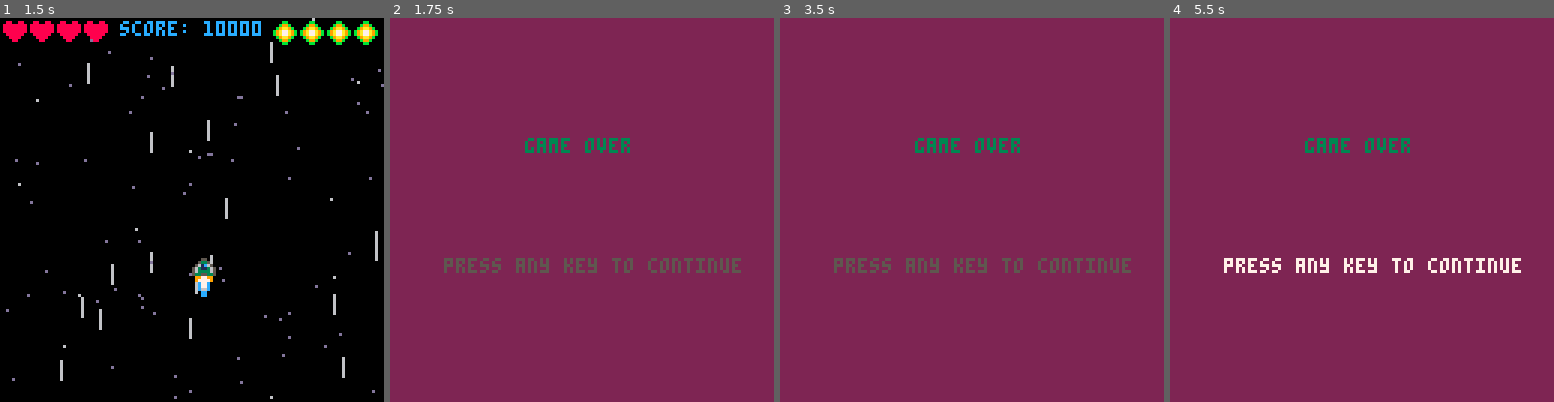
Above: before the commit, frames 1-4 (left to right).
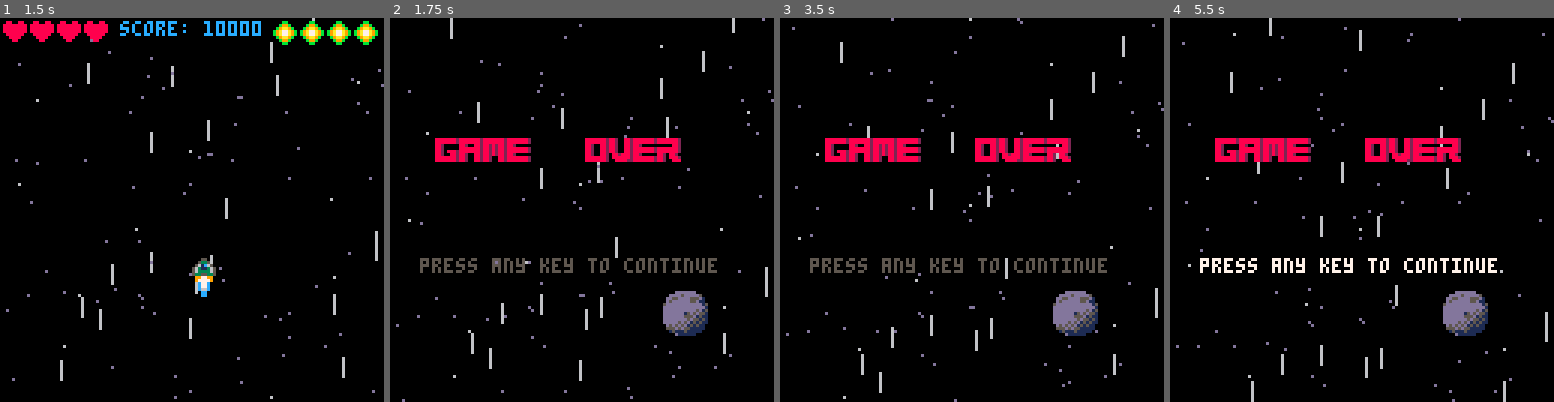
Above: after the commit, the same moments.

Repository: simonanger/pico8_shmup
Game: PICO-8 cartridge shmup.p8
Same seed, same stepped clock (60 frames per second), same inputs: the game is played once before the commit and once after it.
Inputs:
- Up to frame 1 (1.5 s): tap X (X key) at 0.33, 1.07 s; tap O (Z key) at 0.7 s
- Up to frame 2 (1.75 s): hold Right from 1.6 s (still down); tap O (Z key) at 1.7 s
- Up to frame 3 (3.5 s): tap X (X key) at 1.85, 2.97 s; release Right at 2.1 s; tap O (Z key) every 0.4 s from 2.1 to 3.3 s; hold Up 2.15-2.42 s; hold Right 2.47-3.03 s; hold Left from 3.08 s (still down)
- Up to frame 4 (5.5 s): release Left at 3.58 s; hold Down 3.63-3.97 s; tap O (Z key) every 0.4 s from 3.7 to 5.3 s; hold Right 4.02-4.68 s; tap X (X key) at 4.08, 5.2 s; hold Up 4.73-5.03 s; hold Left from 5.08 s (still down)

Frame 1 is identical in both runs. In frame 2, 99% of the frame differs, in the area x 0-100%, y 0-100%; in frame 3, 99%; in frame 4, 99%.

Commit message:
added moon and game over sprites to game over screen

Diff:
--- a/shmup.p8
+++ b/shmup.p8
@@ -307,10 +307,26 @@
 end
 
 function draw_over()
- cls(2)
- print("game over",45,40,3)
- print("press any key to continue",18,80,blink())
-
+ cls(0)
+ starfield()
+ --print("game over",45,40,3)
+ print("press any key to continue",10,80,blink())
+ spr(42,90,90)
+ spr(43,98,90)
+ spr(58,90,98)
+ spr(59,98,98)
+
+ -- draw game
+ gmespr={98,67,99,69}
+ for i=1,#gmespr do
+  spr(gmespr[i],7+i*8,40)
+ end
+
+ -- draw over
+ ovrspr={100,85,69,84}
+ for i=1,#ovrspr do
+  spr(ovrspr[i],57+i*8,40)
+ end
 end
 __gfx__
 00000000000550000005500000055000000000000000000000000000000000000000000000000000088008800880088000000000599999950099990000000000
@@ -361,14 +377,14 @@
 00000000882088828820000000088200882088200882888200000000000000000000000000000000000000000000000000000000000000000000000000000000
 00000000888888828888888200088200882088820888888200000000000000000000000000000000000000000000000000000000000000000000000000000000
 00000000888888828888888200088200882008880088882200000000000000000000000000000000000000000000000000000000000000000000000000000000
-00000000008882000000000000000000000000000000000000000000000000000000000000000000000000000000000000000000000000000000000000000000
-00000000088882000000000000000000000000000000000000000000000000000000000000000000000000000000000000000000000000000000000000000000
-00000000088882000000000000000000000000000000000000000000000000000000000000000000000000000000000000000000000000000000000000000000
-00000000000882000000000000000000000000000000000000000000000000000000000000000000000000000000000000000000000000000000000000000000
-00000000000882000000000000000000000000000000000000000000000000000000000000000000000000000000000000000000000000000000000000000000
-00000000000882000000000000000000000000000000000000000000000000000000000000000000000000000000000000000000000000000000000000000000
-00000000000882000000000000000000000000000000000000000000000000000000000000000000000000000000000000000000000000000000000000000000
-00000000000882000000000000000000000000000000000000000000000000000000000000000000000000000000000000000000000000000000000000000000
-
-
-
+00000000008882008888888288888882888888820000000000000000000000000000000000000000000000000000000000000000000000000000000000000000
+00000000088882008888888288888882888888820000000000000000000000000000000000000000000000000000000000000000000000000000000000000000
+00000000088882008820000088282882882008820000000000000000000000000000000000000000000000000000000000000000000000000000000000000000
+00000000000882008820000088282882882008820000000000000000000000000000000000000000000000000000000000000000000000000000000000000000
+00000000000882008820888288282882882008820000000000000000000000000000000000000000000000000000000000000000000000000000000000000000
+00000000000882008820088288282882882008820000000000000000000000000000000000000000000000000000000000000000000000000000000000000000
+00000000000882008888888288200882888888820000000000000000000000000000000000000000000000000000000000000000000000000000000000000000
+00000000000882008888888288200882888888820000000000000000000000000000000000000000000000000000000000000000000000000000000000000000
+
+
+
